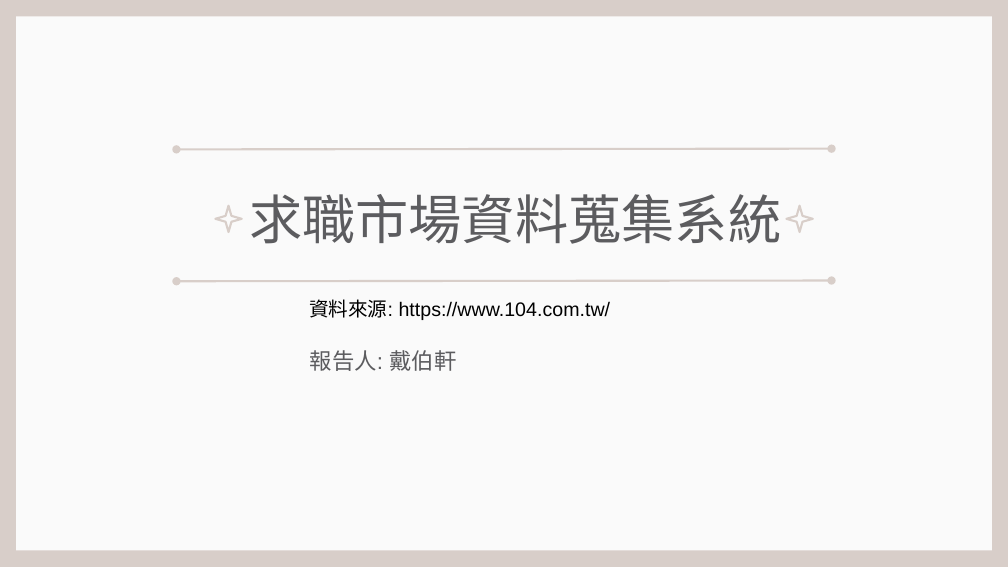
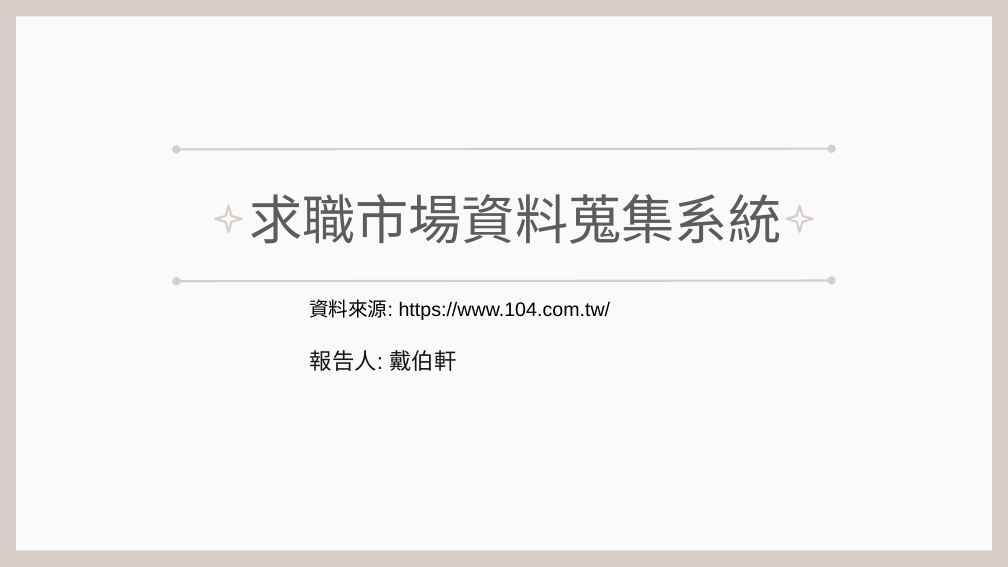
Before and after one commit to kionce57/Taiwan_Job_Market_Analysis, a slide deck: slide 1 of 程式介紹與展示.pptx. Drawn at 1008x567 pixels with LibreOffice and Linux fonts; fonts in the diff are those of the drawing. Boxes give left, top, right and bottom in pixels: in the first picture for what was removed or moved away, otherwise in the second. Text is boxed around its words. In the diff, an @@ line names an element or a change of style, - is before the commit and + after.

```diff
--- a/程式介紹與展示.pptx
+++ b/程式介紹與展示.pptx
@@ subtitle "報告人: 戴伯軒" at [310, 350, 456, 371]: text colour #5C5C5F to #181411 @@
```
Also in this commit, not shown: 7 other slides changed, 2 other files.
